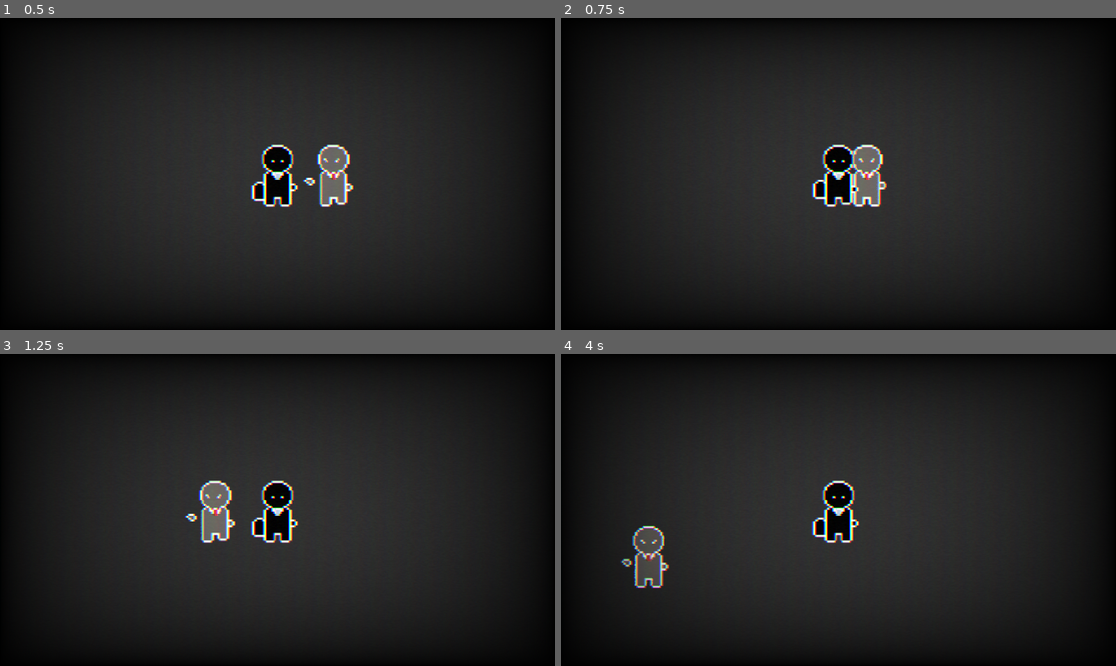
Above: before the commit, frames 1-4 (two rows, left to right).
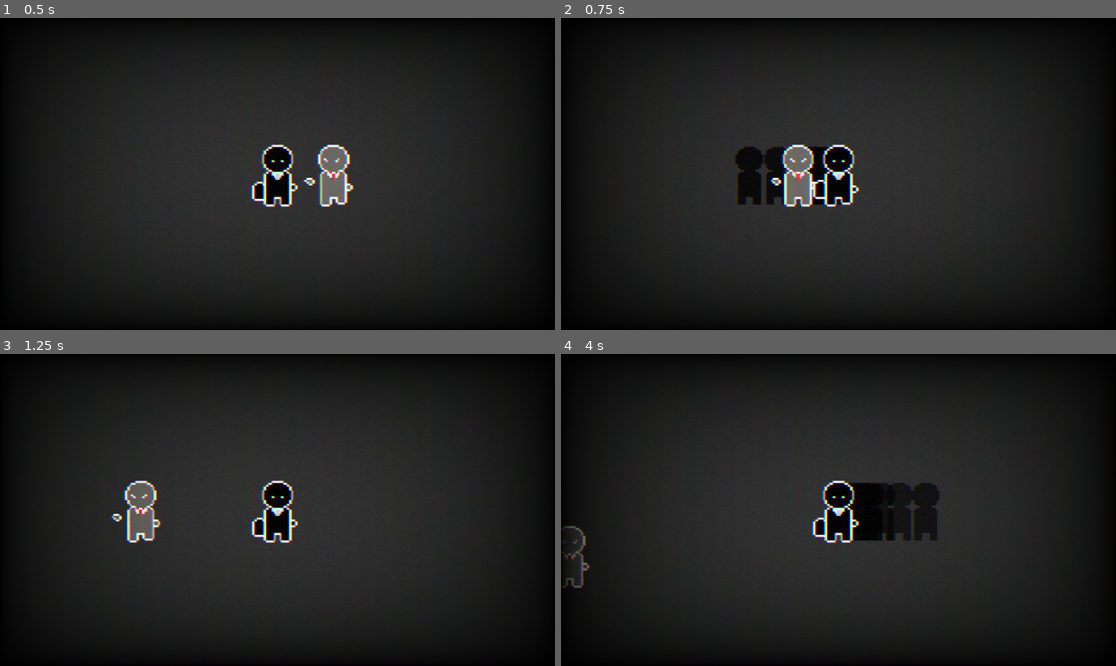
Above: after the commit, the same moments.

Repository: McGengar/Notabene
Game: Godot game, scene res://scenes/test.tscn
Same seed, same stepped clock (60 frames per second), same inputs: the game is played once before the commit and once after it. The project has no main scene, so this scene is started directly.
Inputs (mouse positions are in pixels of both pictures, inside the frame that each line leads up to):
- Up to frame 1 (0.5 s): no input
- Up to frame 2 (0.75 s): tap Enter at 0.5 s; move the mouse to (960, 158) at 0.52 s; hold D (move_right) from 0.53 s (still down); tap Z (dash) at 0.6 s
- Up to frame 3 (1.25 s): keep holding D (move_right)
- Up to frame 4 (4 s): move the mouse to (727, 525) at 1.27 s; release D (move_right) at 1.28 s; hold S (move_down) 1.28-2.03 s; click (727, 525) at 1.35 s; tap Z (dash) at 1.55, 2.1, 2.85, 3.8 s; move the mouse to (894, 441) at 2.02 s; hold D (move_right) 2.03-2.78 s; move the mouse to (810, 572) at 2.77 s; hold W (move_up) 2.78-3.53 s; move the mouse to (1005, 556) at 3.52 s; hold Left (move_left) from 3.53 s (still down); click (1005, 556) at 3.6 s

Frame 1 is identical in both runs. In frame 2, 3.7% of the frame differs, in the area x 31-59%, y 40-61%; in frame 3, 2.2%; in frame 4, 4.1%, in the area x 0-69%, y 41-76%.

Commit message:
CAN DASH

Diff:
--- a/notabene/scenes/player.tscn
+++ b/notabene/scenes/player.tscn
@@ -1,7 +1,8 @@
-[gd_scene load_steps=29 format=3 uid="uid://btdsg11tmwjld"]
+[gd_scene load_steps=31 format=3 uid="uid://btdsg11tmwjld"]
 
 [ext_resource type="Script" path="res://scripts/player_movement.gd" id="1_qg4h0"]
 [ext_resource type="Shader" path="res://shaders/outline.gdshader" id="2_braja"]
+[ext_resource type="Texture2D" uid="uid://cbj2i0jwgfgcf" path="res://art/files/player_spirte1.png" id="2_cbj5j"]
 [ext_resource type="Texture2D" uid="uid://duvylkbvl0ifg" path="res://art/files/player_spirte_sheet.png" id="3_mxg37"]
 [ext_resource type="Texture2D" uid="uid://dq0mkuu6aa2yo" path="res://art/files/player_attack_right.png" id="3_ngh2n"]
 [ext_resource type="Texture2D" uid="uid://6c346jrxj10k" path="res://art/files/slash_sprite_sheet.png" id="5_iafcn"]
@@ -95,6 +96,9 @@
 "name": &"walk",
 "speed": 10.0
 }]
+
+[sub_resource type="Gradient" id="Gradient_aqy8v"]
+colors = PackedColorArray(0, 0, 0, 0.713726, 0, 0, 0, 0)
 
 [sub_resource type="RectangleShape2D" id="RectangleShape2D_vk0ce"]
 size = Vector2(10, 24)
@@ -179,6 +183,16 @@
 animation = &"stand"
 autoplay = "stand"
 
+[node name="CPUParticles2D" type="CPUParticles2D" parent="AnimatedSprite2D"]
+z_index = -1
+emitting = false
+amount = 50
+lifetime = 0.25
+texture = ExtResource("2_cbj5j")
+gravity = Vector2(0, 0)
+color = Color(0, 0, 0, 1)
+color_ramp = SubResource("Gradient_aqy8v")
+
 [node name="CollisionShape2D" type="CollisionShape2D" parent="."]
 position = Vector2(0, 2)
 shape = SubResource("RectangleShape2D_vk0ce")
--- a/notabene/scripts/player_movement.gd
+++ b/notabene/scripts/player_movement.gd
@@ -6,6 +6,7 @@
 @export var player_pos : Vector2
 var is_attacking = false
 var can_attack = true
+var can_dash = true
 
 # Called when the node enters the scene tree for the first time.
 func _ready():
@@ -38,6 +39,15 @@
 		await get_tree().create_timer(0.25).timeout
 		can_attack = true
 
+	if Input.is_action_just_pressed("dash") and can_dash:
+		can_dash = false
+		$AnimatedSprite2D/CPUParticles2D.emitting = true
+		apply_central_force(character_direction*dash_strength*1000*delta)
+		await get_tree().create_timer(0.1).timeout
+		$AnimatedSprite2D/CPUParticles2D.emitting = false
+		await get_tree().create_timer(0.4).timeout
+		can_dash = true
+
 
 	if is_attacking ==false:
 		if character_direction.x!=0 or character_direction.y!=0:
